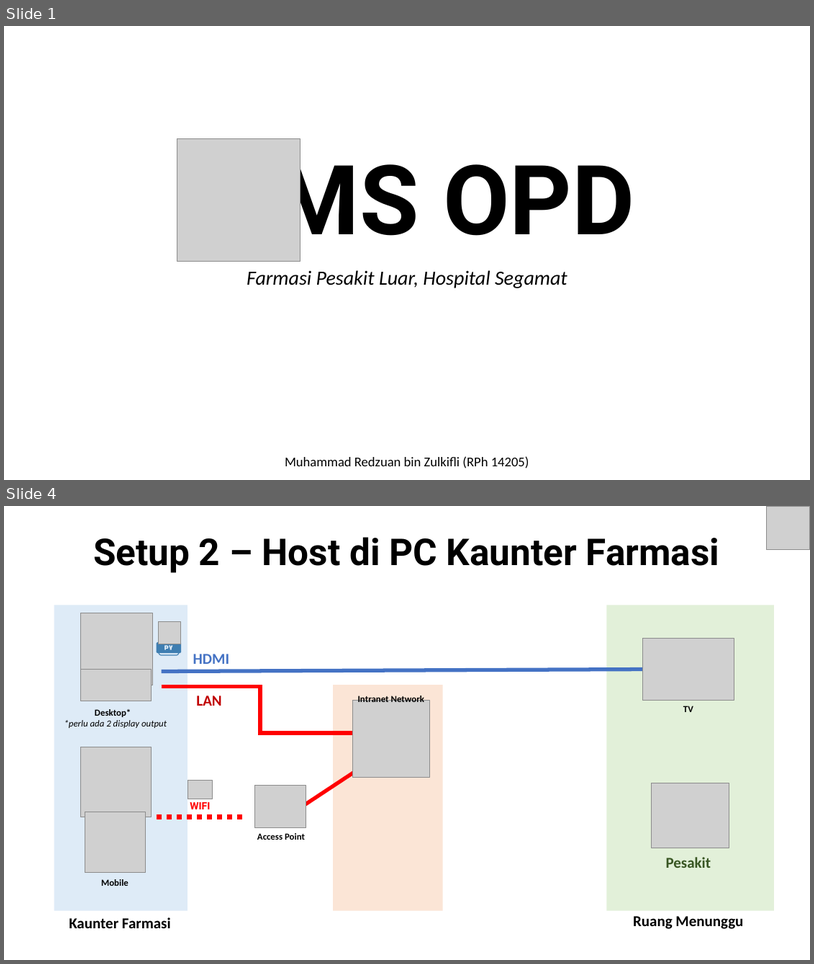
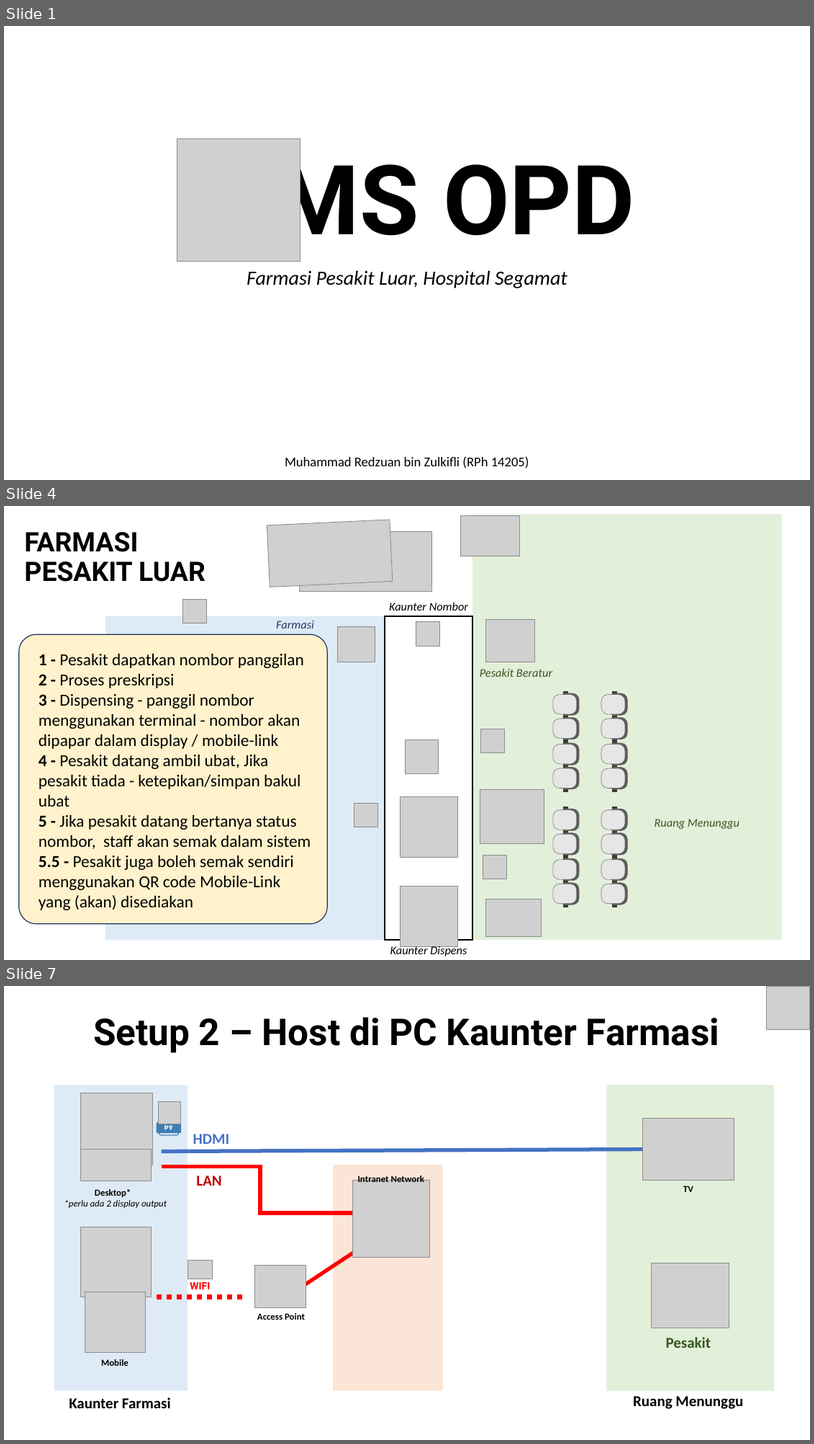
Before and after one commit to pfredz-hsgt/qms-opd, a slide deck: docs/qms-slide/QMS_Slide.pptx. Shown one above the other, each under a label of ours: slides 1 and 4 before the commit, slides 1, 4 and 7 after it; the slides between them are not shown. The pictures are 814x964 and 814x1444 pixels, drawn with LibreOffice and Linux fonts; fonts in the diff are those of the drawing; grey boxes stand for pictures. Boxes give left, top, right and bottom in pixels: in the first picture for what was removed or moved away, otherwise in the second. Text is boxed around its words. In the diff, an @@ line names an element or a change of style, - is before the commit and + after.

```diff
--- a/docs/qms-slide/QMS_Slide.pptx
+++ b/docs/qms-slide/QMS_Slide.pptx
@@ slide 4 added at [4,506,810,960], background #FFFFFF @@
@@ picture added at [268,519,393,587] @@
@@ picture added at [460,515,520,556] @@
@@ rectangle added at [473,515,782,939], fill #E2F0D9 @@
@@ title added at [24,532,206,582], 32 pt, text #000000, bold @@
+FARMASI
+PESAKIT LUAR
@@ picture added at [299,531,432,591] @@
@@ picture added at [183,600,206,623] @@
@@ text added at [389,602,468,610], 14 pt, text #000000, italic @@
+Kaunter Nombor
@@ rounded rectangle added at [19,634,328,924], fill #FFF2CC, outline #1E3256 1 pt @@
@@ rectangle added at [106,616,385,939], fill #DEEBF7 @@
@@ text added at [276,620,314,628], 14 pt, text #203864, italic @@
+Farmasi
@@ picture added at [337,626,375,662] @@
@@ rectangle added at [385,616,473,939], fill #FFFFFF, outline #000000 2.25 pt @@
@@ picture added at [417,622,440,646] @@
@@ picture added at [486,619,535,662] @@
@@ text added at [39,653,311,910], 20 pt, text #000000 @@
+1 - Pesakit dapatkan nombor panggilan
+2 - Proses preskripsi
+3 - Dispensing - panggil nombor menggunakan terminal - nombor akan dipapar dalam display / mobile-link
+4 - Pesakit datang ambil ubat, Jika pesakit tiada - ketepikan/simpan bakul ubat
+5 - Jika pesakit datang bertanya status nombor, staff akan semak dalam sistem
+5.5 - Pesakit juga boleh semak sendiri menggunakan QR code Mobile-Link yang (akan) disediakan
@@ text added at [480,668,553,677], 14 pt, text #385723, italic @@
+Pesakit Beratur
@@ picture added at [405,739,438,773] @@
@@ picture added at [481,729,505,753] @@
@@ group added at [553,691,579,792]: 8 rounded rectangles, 1 line @@
@@ group added at [602,691,628,792]: 8 rounded rectangles, 1 line @@
@@ picture added at [354,803,378,826] @@
@@ picture added at [400,796,458,856] @@
@@ picture added at [480,789,545,843] @@
@@ text added at [655,818,740,829], 14 pt, text #385723, italic @@
+Ruang Menunggu
@@ picture added at [483,854,507,878] @@
@@ picture added at [400,886,458,946] @@
@@ group added at [553,807,579,907]: 8 rounded rectangles, 1 line @@
@@ group added at [602,807,628,907]: 8 rounded rectangles, 1 line @@
@@ picture added at [486,898,542,936] @@
@@ text added at [391,944,467,956], 14 pt, text #000000, italic @@
+Kaunter Dispens
@@ what was slide 4 is now slide 7 @@
```
Also in this commit, not shown: 8 slides changed, 4 other slides added, 1 slide removed, 4 other files.
